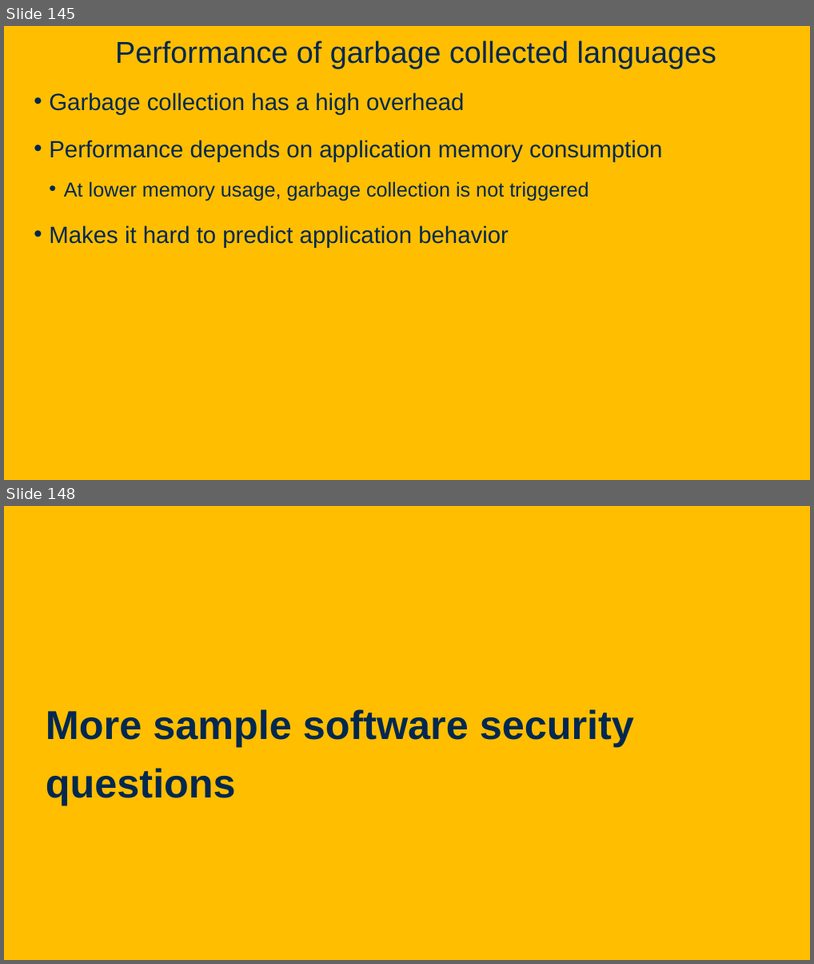
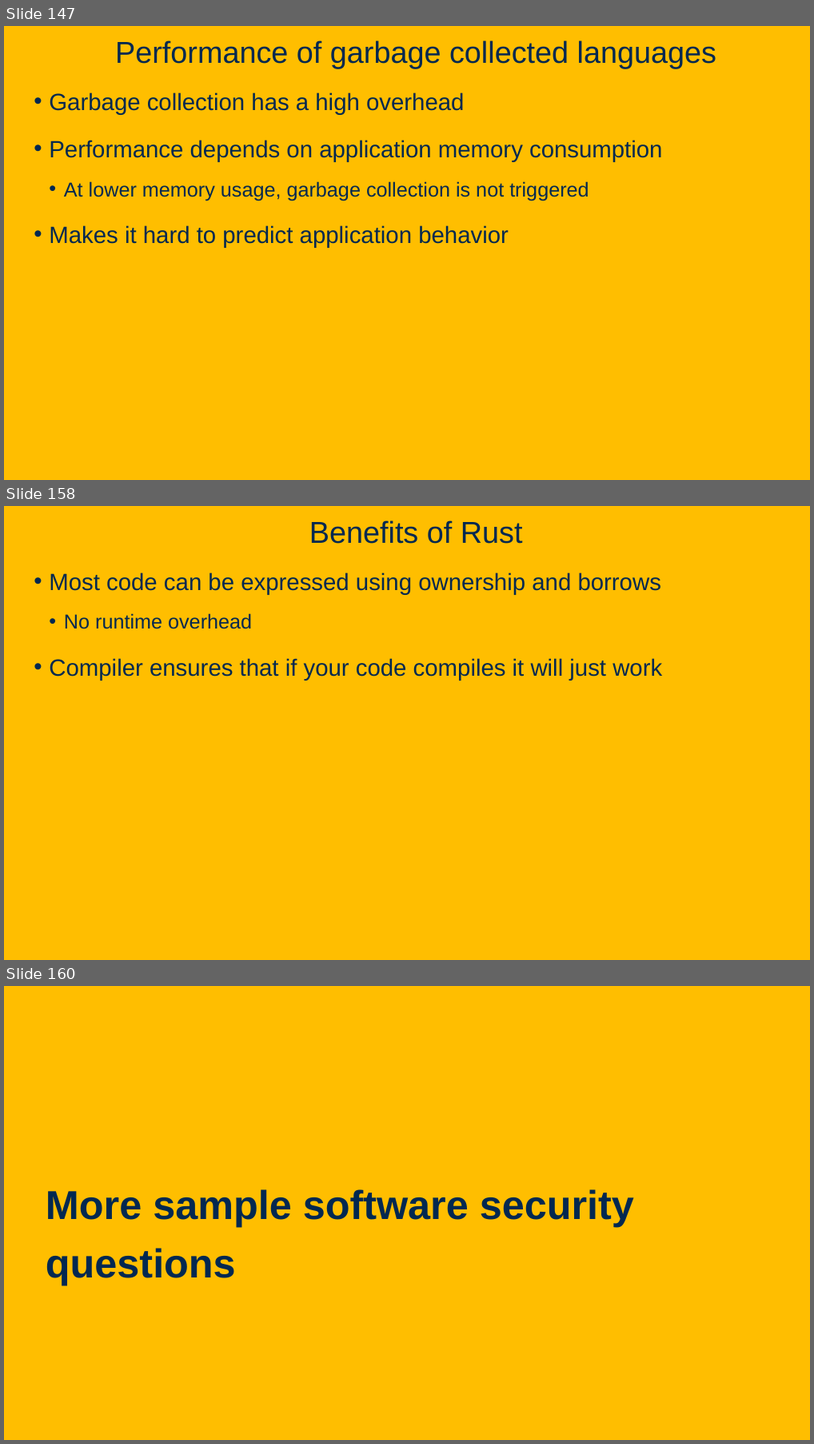
Before and after one commit to davsec-teaching/ecs160-f25, a slide deck: slides/9_software_security.pptx. Shown one above the other, each under a label of ours: slides 145 and 148 before the commit, slides 147, 158 and 160 after it; the slides between them are not shown. The pictures are 814x964 and 814x1444 pixels, drawn with LibreOffice and Linux fonts; fonts in the diff are those of the drawing; background and template pictures are left out. Boxes give left, top, right and bottom in pixels: in the first picture for what was removed or moved away, otherwise in the second. Text is boxed around its words. In the diff, an @@ line names an element or a change of style, - is before the commit and + after.

```diff
--- a/slides/9_software_security.pptx
+++ b/slides/9_software_security.pptx
@@ slide 158 added at [4,506,810,960], background picture (left out) @@
@@ title added at [310,520,523,544], 36 pt, text #022850 @@
+Benefits of Rust
@@ text added at [49,572,662,680], 28 pt, text #022850 @@
+• Most code can be expressed using ownership and borrows
+  • No runtime overhead
+• Compiler ensures that if your code compiles it will just work
@@ what was slide 145 is now slide 147 @@
@@ what was slide 148 is now slide 160 @@
```
Also in this commit, not shown: 1 slide changed, 12 other slides added, 1 slide removed.
